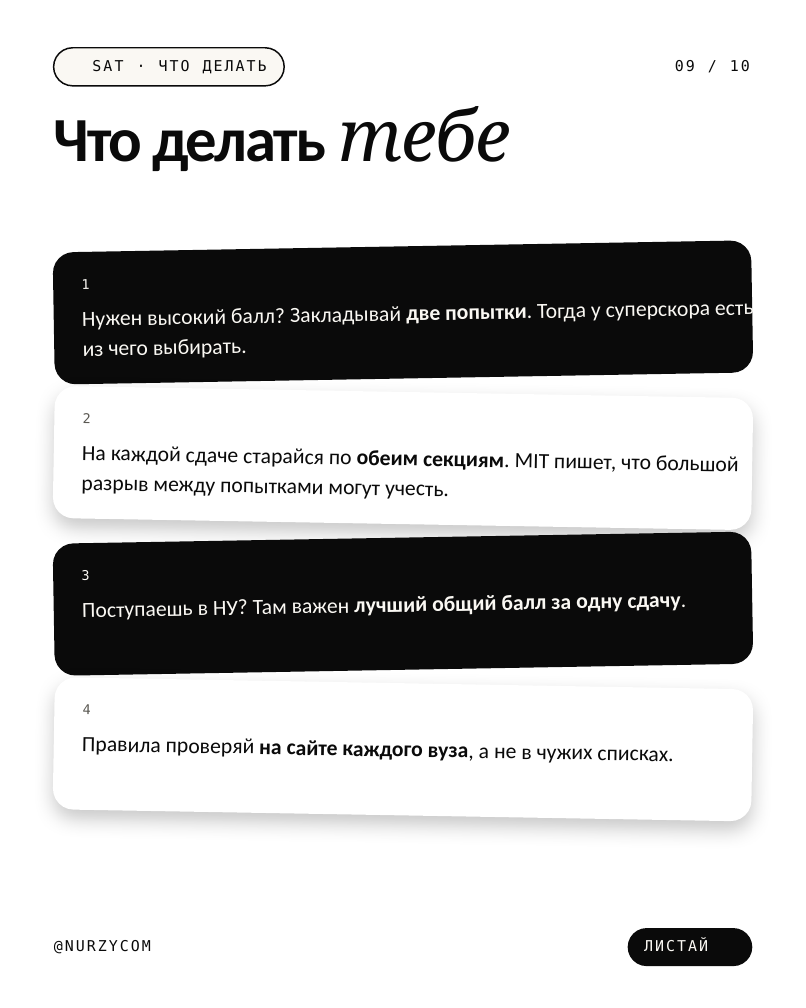
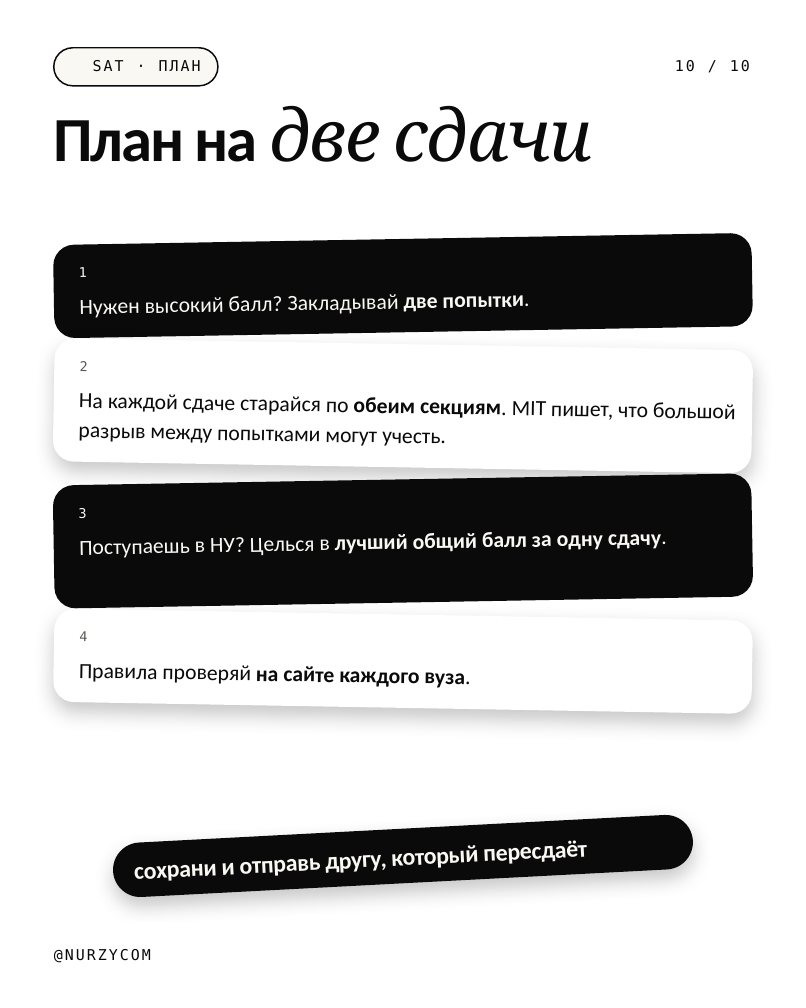
Before and after one commit to galiandojonathan-ship-it1/nurzycom_brand, a slide deck: slide 10 of social/pptx/sat-superscore.pptx (slide 9 before the commit). Drawn at 806x1008 pixels with LibreOffice and Linux fonts; fonts in the diff are those of the drawing; background and template pictures are left out. Boxes give left, top, right and bottom in pixels: in the first picture for what was removed or moved away, otherwise in the second. Text is boxed around its words. In the diff, an @@ line names an element or a change of style, - is before the commit and + after.

```diff
--- a/social/pptx/sat-superscore.pptx
+++ b/social/pptx/sat-superscore.pptx
@@ rounded rectangle: place and size @@
-rounded rectangle at box(54, 47, 285, 85)
+rounded rectangle at box(54, 47, 218, 85)
@@ text at box(93, 60, 201, 72): text changed @@
-SAT · ЧТО ДЕЛАТЬ
+SAT · ПЛАН
@@ text at box(675, 60, 750, 72): text changed @@
-09 / 10
+10 / 10
@@ text at box(54, 106, 592, 162): text changed; size 42 to 48 pt; font Calibri to Cambria; bold off; italic on @@
-Что делать тебе
+План на две сдачи
@@ rounded rectangle: place and size @@
-rounded rectangle at box(53, 240, 753, 384)
+rounded rectangle at box(53, 232, 753, 338)
@@ text "1": place and size @@
-text "1" at box(82, 279, 90, 289)
+text "1" at box(79, 267, 87, 277)
@@ text at box(80, 294, 530, 318): text changed @@
-Нужен высокий балл? Закладывай две попытки. Тогда у суперскора есть из чего выбирать.
+Нужен высокий балл? Закладывай две попытки.
@@ rounded rectangle: place and size @@
-rounded rectangle at box(53, 386, 753, 531)
+rounded rectangle at box(53, 338, 753, 474)
@@ text "2": place and size @@
-text "2" at box(83, 413, 91, 423)
+text "2" at box(80, 361, 88, 371)
@@ text "На каждой сдаче старайся по ...": place and size @@
-text "На каждой сдаче старайся по ..." at box(81, 446, 739, 499)
+text "На каждой сдаче старайся по ..." at box(78, 393, 736, 446)
@@ rounded rectangle: place and size @@
-rounded rectangle at box(53, 531, 753, 676)
+rounded rectangle at box(53, 473, 753, 609)
@@ text "3": place and size @@
-text "3" at box(82, 570, 90, 580)
+text "3" at box(79, 508, 87, 518)
@@ text at box(79, 532, 661, 558): text changed @@
-Поступаешь в НУ? Там важен лучший общий балл за одну сдачу.
+Поступаешь в НУ? Целься в лучший общий балл за одну сдачу.
@@ proportions changed in 4 elements at box(53, 232, 753, 338), box(53, 338, 753, 474), box(53, 473, 753, 609), box(53, 609, 753, 714) @@
@@ rounded rectangle: place and size @@
-rounded rectangle at box(53, 676, 753, 821)
+rounded rectangle at box(53, 609, 753, 714)
@@ text "4": place and size @@
-text "4" at box(83, 704, 91, 714)
+text "4" at box(79, 631, 87, 641)
@@ text at box(79, 664, 465, 688): text changed; bold on @@
-Правила проверяй на сайте каждого вуза, а не в чужих списках.
+Правила проверяй на сайте каждого вуза.
@@ rounded rectangle added at box(112, 813, 694, 899), fill #0A0A0A @@
@@ text added at box(222, 863, 235, 875), 16 pt, text #FAF8F3, bold @@
+сохрани и отправь другу, который пересдаёт
@@ rounded rectangle removed at box(628, 927, 752, 965) @@
@@ text "@NURZYCOM": place and size @@
-text "@NURZYCOM" at box(54, 940, 151, 954)
+text "@NURZYCOM" at box(54, 949, 151, 963)
@@ text removed at box(644, 940, 708, 952) @@
-ЛИСТАЙ
```
Also in this commit, not shown: 8 other slides changed, 1 slide added, 1 slide removed, 21 other files.
